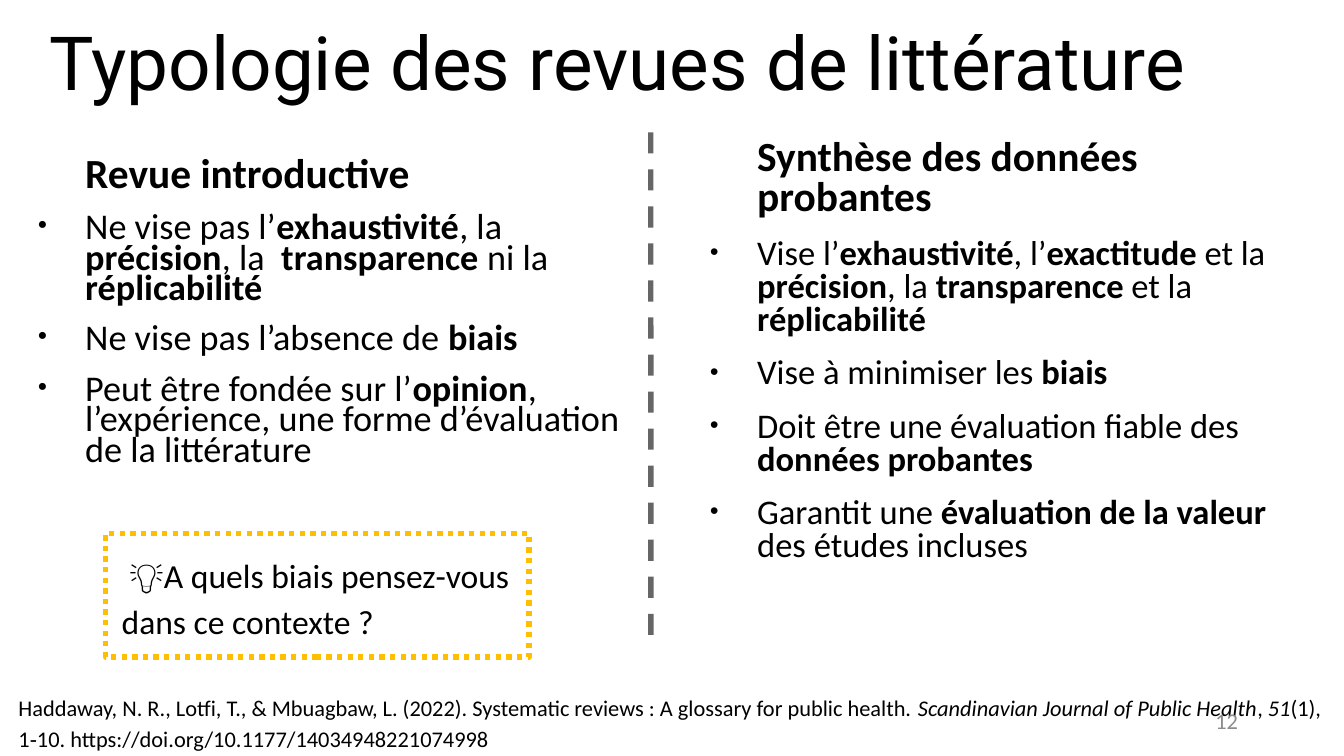
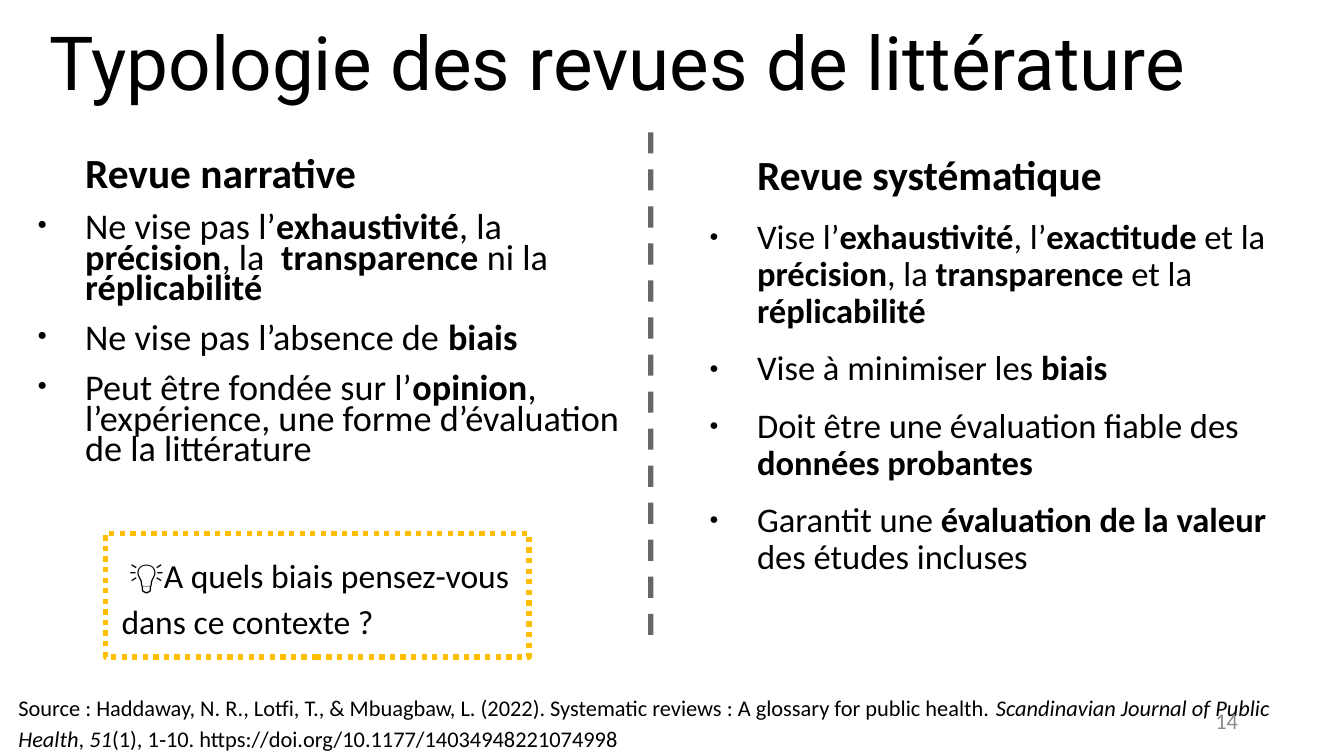
Before and after one commit to fflamerie/intro_revlit, a slide deck: slide 14 of docs/Intro_RevLit.odp (slide 12 before the commit). Drawn at 1344x756 pixels with LibreOffice and Linux fonts; fonts in the diff are those of the drawing. Boxes give left, top, right and bottom in pixels: in the first picture for what was removed or moved away, otherwise in the second. Text is boxed around its words. In the diff, an @@ line names an element or a change of style, - is before the commit and + after.

```diff
--- a/docs/Intro_RevLit.odp
+++ b/docs/Intro_RevLit.odp
@@ text at (x1=85, y1=159, x2=355, y2=189): text changed @@
-Revue introductive
+Revue narrative
@@ text "Revue systématique" moved from (x1=757, y1=142, x2=1266, y2=558) to (x1=757, y1=161, x2=1266, y2=570) @@
@@ text at (x1=757, y1=161, x2=1101, y2=197): text changed @@
-Synthèse des données probantes
+Revue systématique
@@ text at (x1=757, y1=224, x2=1266, y2=570): line spacing 0.8 to 0.9 @@
@@ text at (x1=18, y1=700, x2=1269, y2=751): text changed @@
-Haddaway, N. R., Lotfi, T., & Mbuagbaw, L. (2022). Systematic reviews : A glossary for public health. Scandinavian Journal of Public Health, 51(1), 1‑10. https://doi.org/10.1177/14034948221074998
+Source : Haddaway, N. R., Lotfi, T., & Mbuagbaw, L. (2022). Systematic reviews : A glossary for public health. Scandinavian Journal of Public Health, 51(1), 1‑10. https://doi.org/10.1177/14034948221074998
@@ page number at (x1=1215, y1=710, x2=1238, y2=729): text changed @@
-12
+14
```
Also in this commit, not shown: 32 other slides changed, 6 slides added, 5 slides removed, 11 other files.
